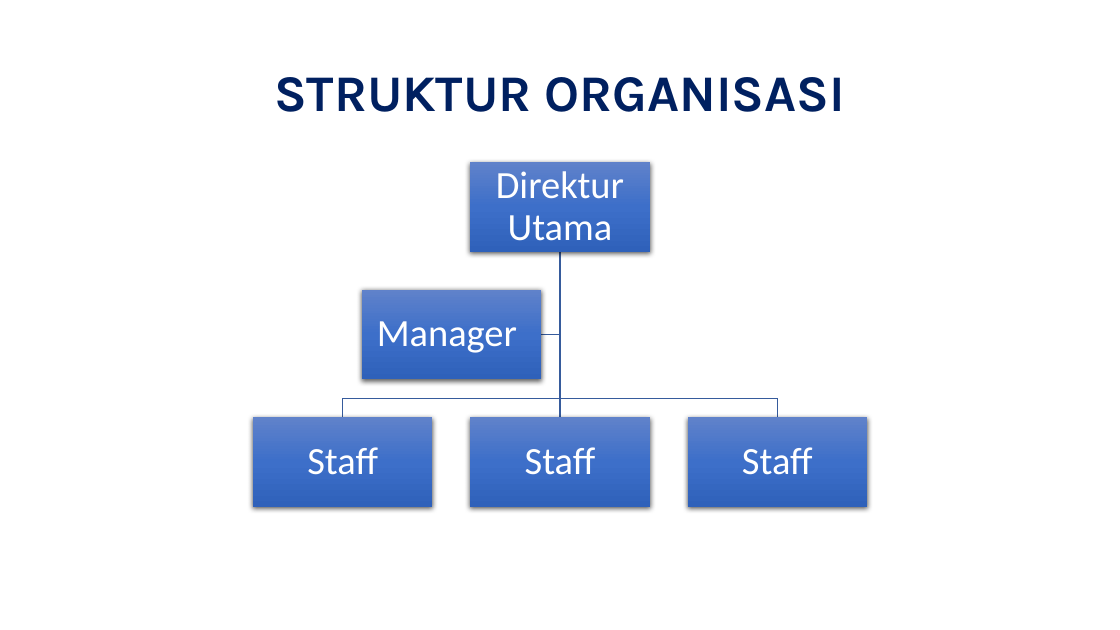
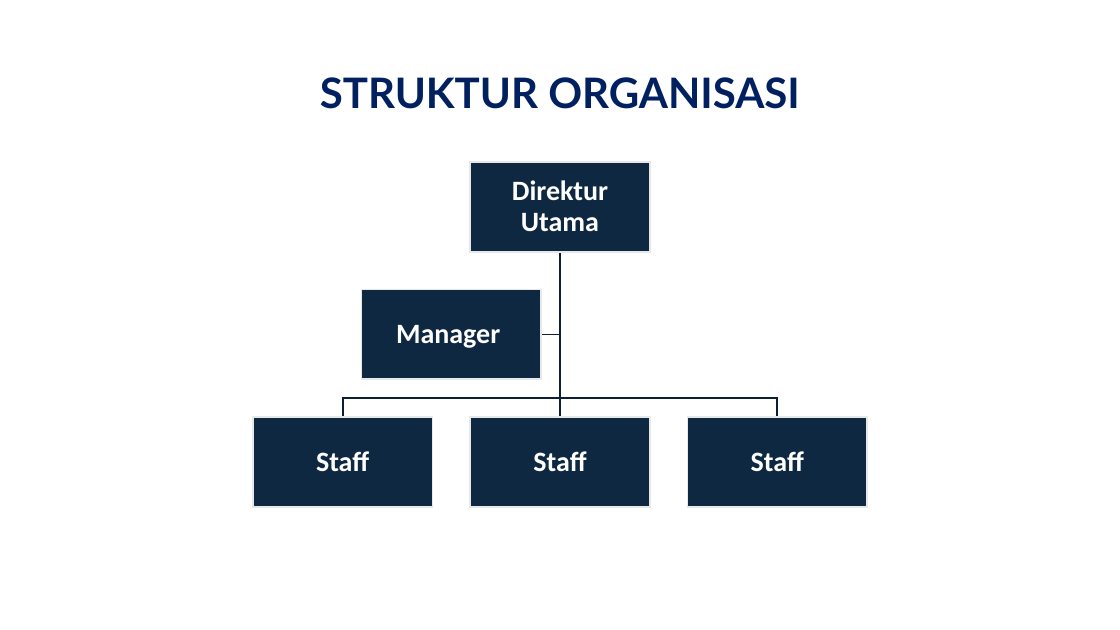
Before and after one commit to onysu/kursus, a slide deck: slide 3 of assets/files/Profil-Perusahaan-5-Slide.pptx. Drawn at 1120x630 pixels with LibreOffice and Linux fonts; fonts in the diff are those of the drawing. Boxes give left, top, right and bottom in pixels: in the first picture for what was removed or moved away, otherwise in the second. Text is boxed around its words. In the diff, an @@ line names an element or a change of style, - is before the commit and + after.

```diff
--- a/assets/files/Profil-Perusahaan-5-Slide.pptx
+++ b/assets/files/Profil-Perusahaan-5-Slide.pptx
@@ title "STRUKTUR ORGANISASI" at (320,77,800,109): size 44 to 36 pt, font Karla to Lato @@
@@ outline #365B9D 1 pt to #0B2034 1.5 pt in 4 elements at (541,252,560,334), (560,252,778,418), (556,252,565,418), (343,252,560,418) @@
@@ size 33 to 24 pt, bold on; less space between paragraphs in 5 elements at (512,180,608,232), (316,451,369,472), (533,451,586,472), (751,451,804,472), (396,325,500,348) @@
@@ fill gradient #6183CB to #3E70CA to #3062BB to #0E2841; outline none to #E8E8E8 1.5 pt; shadow off in 5 elements at (471,162,650,252), (253,417,433,507), (471,417,650,507), (687,417,867,507), (361,290,541,380) @@
```
Also in this commit, not shown: 3 other slides changed, 1 slide added, 1 slide removed.
